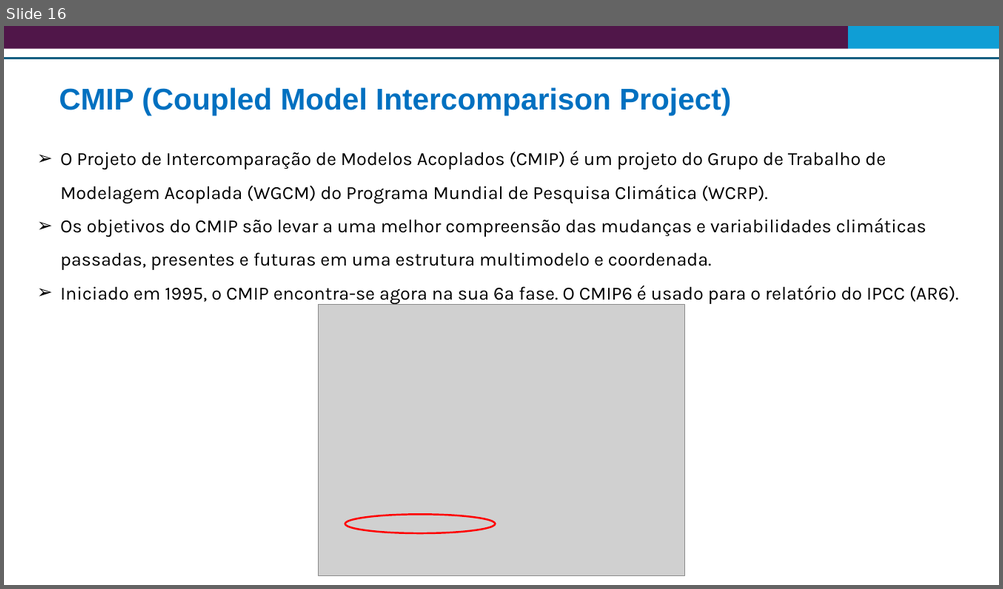
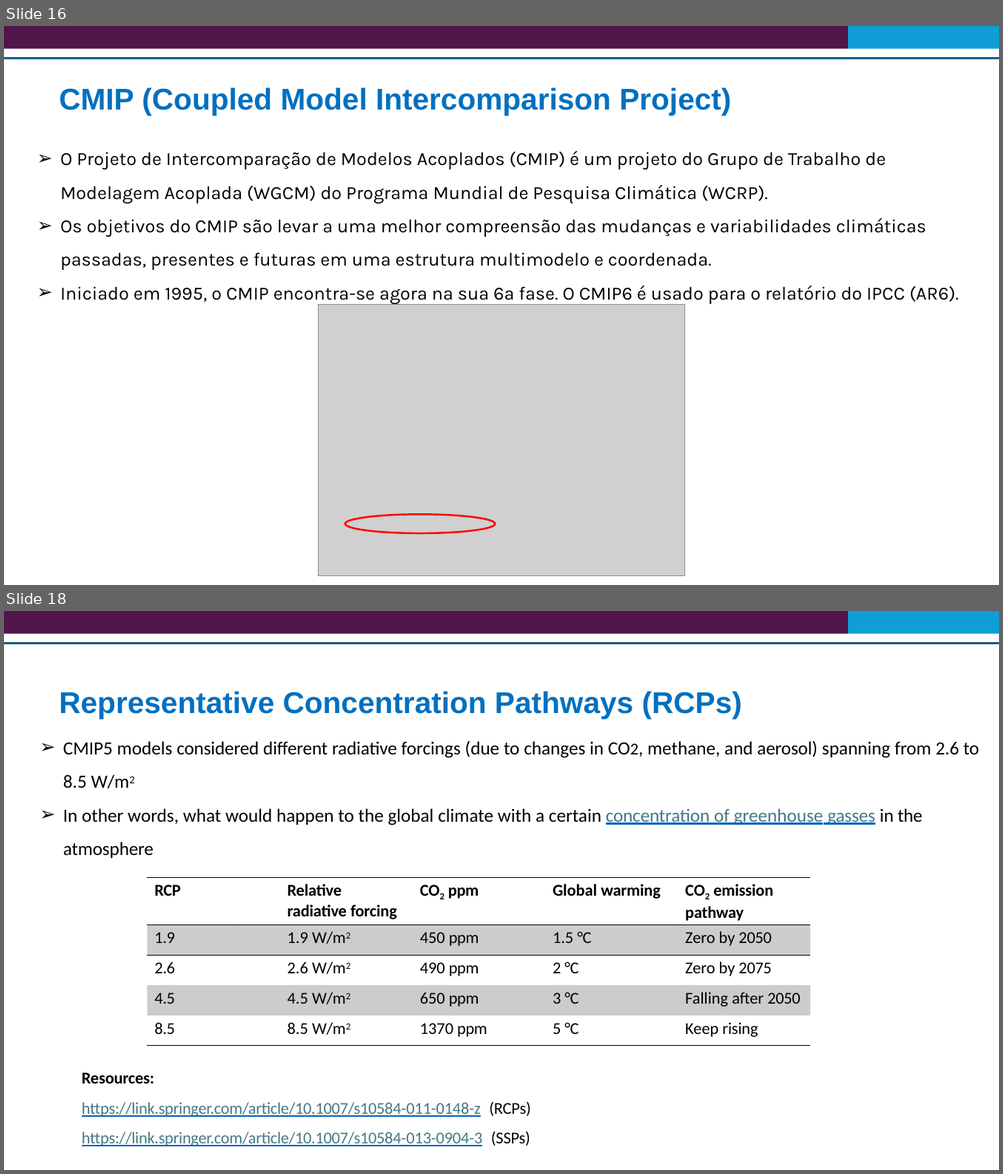
Before and after one commit to Risk-Team/trainings, a slide deck: STP/presentations/GCF and climate change adaptation concepts.pptx. Shown one above the other, each under a label of ours: slide 16 before the commit, slides 16 and 18 after it; the slides between them are not shown. The pictures are 1003x589 and 1003x1174 pixels, drawn with LibreOffice and Linux fonts; fonts in the diff are those of the drawing; grey boxes stand for pictures. Boxes give left, top, right and bottom in pixels: in the first picture for what was removed or moved away, otherwise in the second. Text is boxed around its words. In the diff, an @@ line names an element or a change of style, - is before the commit and + after.

```diff
--- a/STP/presentations/GCF and climate change adaptation concepts.pptx
+++ b/STP/presentations/GCF and climate change adaptation concepts.pptx
@@ slide 18 added at <box>4,611,999,1170</box>, background #FFFFFF @@
@@ rectangle added at <box>4,611,848,634</box>, fill #501649 @@
@@ rectangle added at <box>848,611,999,634</box>, fill #0F9ED5 @@
@@ line added from (4, 643) to (999, 643), #156082 2.25 pt @@
@@ title added at <box>59,691,742,718</box>, 29 pt, text #0070C0, bold @@
+Representative Concentration Pathways (RCPs)
@@ text added at <box>63,741,979,858</box>, 18 pt, text #000000 @@
+➢ CMIP5 models considered different radiative forcings (due to changes in CO2, methane, and aerosol) spanning from 2.6 to
+8.5 W/m2
+➢ In other words, what would happen to the global climate with a certain concentration of greenhouse gasses in the
+atmosphere
@@ table added at <box>148,878,811,1046</box>, 5 rows, 5 columns @@
+RCP | Relative radiative forcing | CO2 ppm | Global warming | CO2 emission pathway
+1.9 | 1.9 W/m2 | 450 ppm | 1.5 °C | Zero by 2050
+2.6 | 2.6 W/m2 | 490 ppm | 2 °C | Zero by 2075
+4.5 | 4.5 W/m2 | 650 ppm | 3 °C | Falling after 2050
+8.5 | 8.5 W/m2 | 1370 ppm | 5 °C | Keep rising
@@ text added at <box>82,1073,530,1147</box>, 16 pt, text #467886, underline @@
+Resources:
+https://link.springer.com/article/10.1007/s10584-011-0148-z (RCPs) https://link.springer.com/article/10.1007/s10584-013-0904-3 (SSPs)
```
Also in this commit, not shown: 1 slide changed, 8 other slides added.
